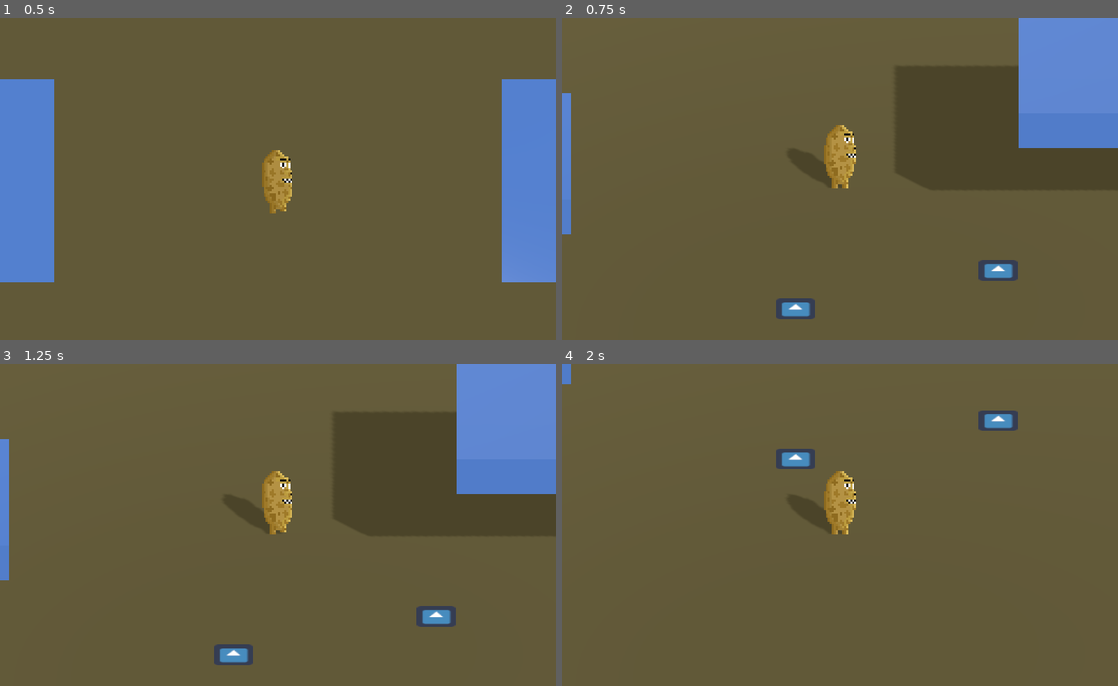
Above: before the commit, frames 1-4 (two rows, left to right).
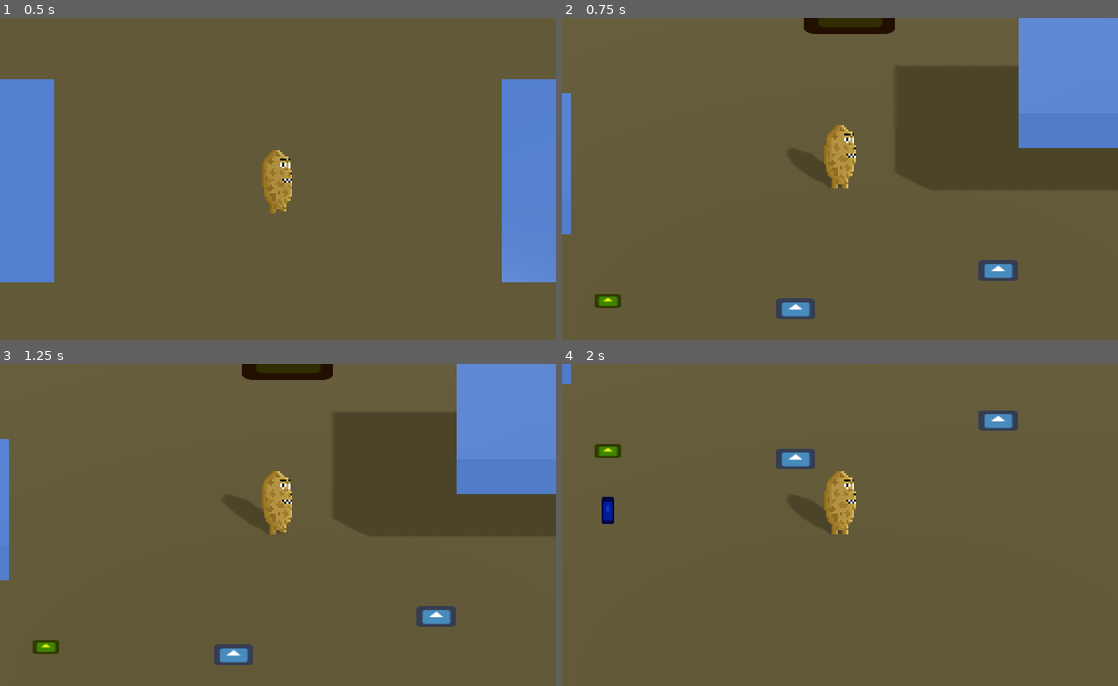
Above: after the commit, the same moments.

Repository: BVenturaDev/BrokenReality
Game: Godot game, scene res://scenes/levels/TestLevel.tscn
Same seed, same stepped clock (60 frames per second), same inputs: the game is played once before the commit and once after it. The engine's default icon, where the game draws it, is replaced by a stand-in: a white triangle on a blue panel in a dark square.
Inputs (mouse positions are in pixels of both pictures, inside the frame that each line leads up to):
- Up to frame 1 (0.5 s): no input
- Up to frame 2 (0.75 s): tap Enter (ui_accept) at 0.5 s; move the mouse to (962, 162) at 0.52 s; hold D (move_right) from 0.53 s (still down); click (962, 162) at 0.6 s
- Up to frame 3 (1.25 s): keep holding D (move_right); tap Space (jump) at 0.77 s
- Up to frame 4 (2 s): move the mouse to (728, 544) at 1.27 s; release D (move_right) at 1.28 s; hold S (move_down) from 1.28 s (still down); right-click (728, 544) at 1.35 s; tap Space (jump) at 1.52 s

Frame 1 is identical in both runs. In frame 2, 1.0% of the frame differs, in the area x 5-60%, y 0-91%; in frame 3, 1.0%; in frame 4, 0.4%.

Commit message:
Added Movable Box, and Bell that opens Door

Diff:
--- /dev/null
+++ b/scenes/entities/Bell.tscn
@@ -0,0 +1,32 @@
+[gd_scene load_steps=5 format=2]
+
+[ext_resource path="res://icon.png" type="Texture" id=1]
+[ext_resource path="res://src/entities/Bell.gd" type="Script" id=2]
+
+[sub_resource type="BoxShape" id=1]
+extents = Vector3( 0.586141, 1.4961, 0.623729 )
+
+[sub_resource type="BoxShape" id=2]
+extents = Vector3( 0.35624, 1.99525, 1.22772 )
+
+[node name="Bell" type="KinematicBody"]
+script = ExtResource( 2 )
+
+[node name="Sprite3D" type="Sprite3D" parent="."]
+transform = Transform( 2, 0, 0, 0, -8.74228e-08, 1, 0, -2, -4.37114e-08, 0, 1.5, 0 )
+modulate = Color( 0.905882, 0.956863, 0.027451, 1 )
+texture = ExtResource( 1 )
+
+[node name="CollisionShape" type="CollisionShape" parent="."]
+shape = SubResource( 1 )
+
+[node name="OpenableDoor" type="StaticBody" parent="."]
+transform = Transform( 1, 0, 0, 0, 1, 0, 0, 0, 1, 0, 1, 8 )
+
+[node name="Sprite3D" type="Sprite3D" parent="OpenableDoor"]
+transform = Transform( 1, 0, 0, 0, -1.74846e-07, 1, 0, -4, -4.37114e-08, 0, 2, 0 )
+modulate = Color( 0.0392157, 0.235294, 0.811765, 1 )
+texture = ExtResource( 1 )
+
+[node name="CollisionShape" type="CollisionShape" parent="OpenableDoor"]
+shape = SubResource( 2 )
--- a/scenes/entities/Bullet.tscn
+++ b/scenes/entities/Bullet.tscn
@@ -11,6 +11,7 @@
 
 [node name="Sprite3D" type="Sprite3D" parent="."]
 transform = Transform( 0.5, 0, 0, 0, -2.18557e-08, 1, 0, -0.5, -4.37114e-08, 0, 0, 0 )
+modulate = Color( 0.121569, 0.109804, 0.109804, 1 )
 texture = ExtResource( 1 )
 
 [node name="HitBox" type="Area" parent="."]
--- /dev/null
+++ b/scenes/entities/MovableBox.tscn
@@ -0,0 +1,44 @@
+[gd_scene load_steps=5 format=2]
+
+[ext_resource path="res://icon.png" type="Texture" id=1]
+[ext_resource path="res://src/entities/MovableBox.gd" type="Script" id=2]
+
+[sub_resource type="BoxShape" id=1]
+extents = Vector3( 2.04067, 1.26743, 1.90312 )
+
+[sub_resource type="BoxShape" id=2]
+
+[node name="MovableBox" type="KinematicBody"]
+script = ExtResource( 2 )
+
+[node name="Sprite3D" type="Sprite3D" parent="."]
+transform = Transform( 7, 0, 0, 0, -3.0598e-07, 0, 0, -7, 0, 0, 1, 0 )
+modulate = Color( 0.701961, 0.352941, 0.0117647, 1 )
+texture = ExtResource( 1 )
+
+[node name="CollisionShape" type="CollisionShape" parent="."]
+shape = SubResource( 1 )
+
+[node name="Left" type="Area" parent="."]
+transform = Transform( 1, 0, 0, 0, 1, 0, 0, 0, 1, -1.3, 0, 0 )
+
+[node name="CollisionShape" type="CollisionShape" parent="Left"]
+shape = SubResource( 2 )
+
+[node name="Right" type="Area" parent="."]
+transform = Transform( 1, 0, 0, 0, 1, 0, 0, 0, 1, 1.3, 0, 0 )
+
+[node name="CollisionShape" type="CollisionShape" parent="Right"]
+shape = SubResource( 2 )
+
+[node name="Up" type="Area" parent="."]
+transform = Transform( 1, 0, 0, 0, 1, 0, 0, 0, 1, 0, 0, -1.3 )
+
+[node name="CollisionShape" type="CollisionShape" parent="Up"]
+shape = SubResource( 2 )
+
+[node name="Down" type="Area" parent="."]
+transform = Transform( 1, 0, 0, 0, 1, 0, 0, 0, 1, 0, -0.281, 1.3 )
+
+[node name="CollisionShape" type="CollisionShape" parent="Down"]
+shape = SubResource( 2 )
--- a/scenes/levels/TestLevel.tscn
+++ b/scenes/levels/TestLevel.tscn
@@ -1,8 +1,10 @@
-[gd_scene load_steps=10 format=2]
+[gd_scene load_steps=12 format=2]
 
 [ext_resource path="res://scenes/entities/Player.tscn" type="PackedScene" id=1]
 [ext_resource path="res://Env.tres" type="Environment" id=2]
+[ext_resource path="res://scenes/entities/MovableBox.tscn" type="PackedScene" id=3]
 [ext_resource path="res://scenes/entities/Enemy.tscn" type="PackedScene" id=4]
+[ext_resource path="res://scenes/entities/Bell.tscn" type="PackedScene" id=5]
 
 [sub_resource type="BoxShape" id=1]
 extents = Vector3( 100, 0.5, 100 )
@@ -72,3 +74,9 @@
 
 [node name="DirectionalLight" type="DirectionalLight" parent="."]
 transform = Transform( -0.811806, -0.174829, 0.557141, 0.55412, -0.531597, 0.64059, 0.184181, 0.828758, 0.52843, 15.0439, 24.6793, 15.341 )
+
+[node name="MovableBox" parent="." instance=ExtResource( 3 )]
+transform = Transform( 1, 0, 0, 0, 1, 0, 0, 0, 1, 2.699, 0.5, -12.319 )
+
+[node name="Bell" parent="." instance=ExtResource( 5 )]
+transform = Transform( 1, 0, 0, 0, 1, 0, 0, 0, 1, -9.198, 1, 15.276 )
--- /dev/null
+++ b/src/entities/Bell.gd
@@ -0,0 +1,6 @@
+extends KinematicBody
+
+onready var door := $OpenableDoor
+
+func ringed() -> void:
+	door.queue_free()
--- a/src/entities/Bullet.gd
+++ b/src/entities/Bullet.gd
@@ -17,3 +17,6 @@
 		if objective.has_method("hitted"):
 			objective.hitted()
 			queue_free()
+		if objective.has_method("ringed"):
+			objective.ringed()
+			queue_free()
--- a/src/entities/Enemy.gd
+++ b/src/entities/Enemy.gd
@@ -1,4 +1,4 @@
 extends KinematicBody
 
 func hitted() -> void:
-	self.queue_free()
+	queue_free()
--- /dev/null
+++ b/src/entities/MovableBox.gd
@@ -0,0 +1,24 @@
+extends KinematicBody
+
+var direction : Vector3
+var speed = 600
+
+onready var left := $Left
+onready var right := $Right
+onready var up := $Up
+onready var down := $Down
+onready var player = get_parent().get_node("Player")
+
+
+func _process(delta: float) -> void:
+	if player in left.get_overlapping_bodies():
+		direction = Vector3(1,0,0)
+	elif player in right.get_overlapping_bodies():
+		direction = Vector3(-1,0,0)
+	elif player in up.get_overlapping_bodies():
+		direction = Vector3(0,0,1)
+	elif player in down.get_overlapping_bodies():
+		direction = Vector3(0,0,-1)
+	else:
+		direction = Vector3.ZERO
+	move_and_slide(direction*speed*delta, Vector3.UP)
